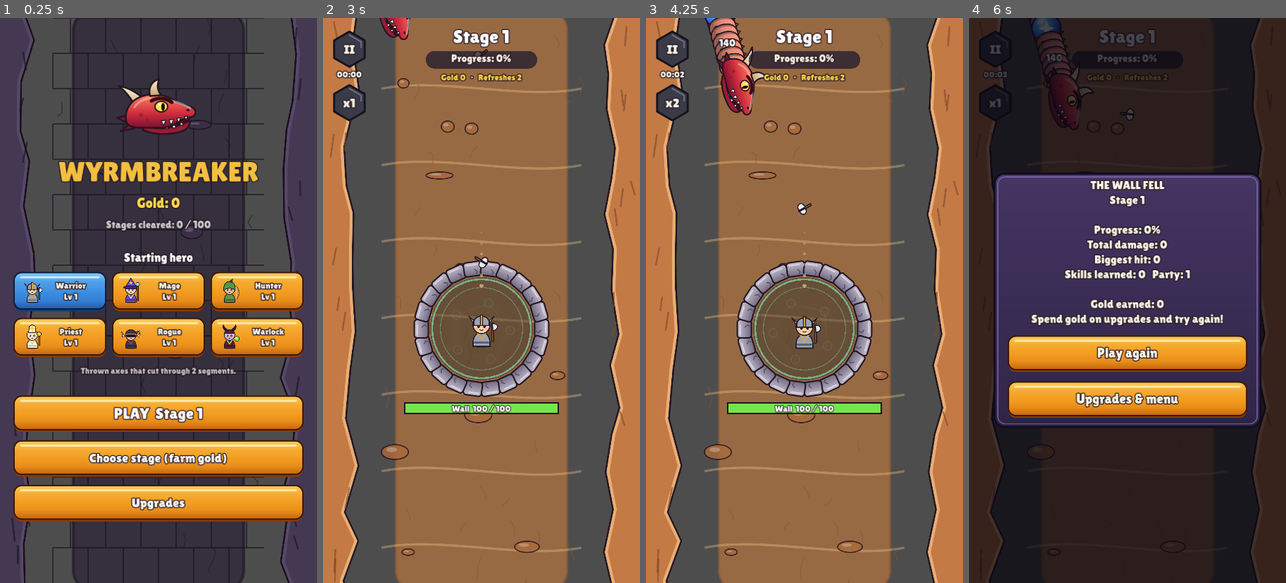
Above: before the commit, frames 1-4 (left to right).
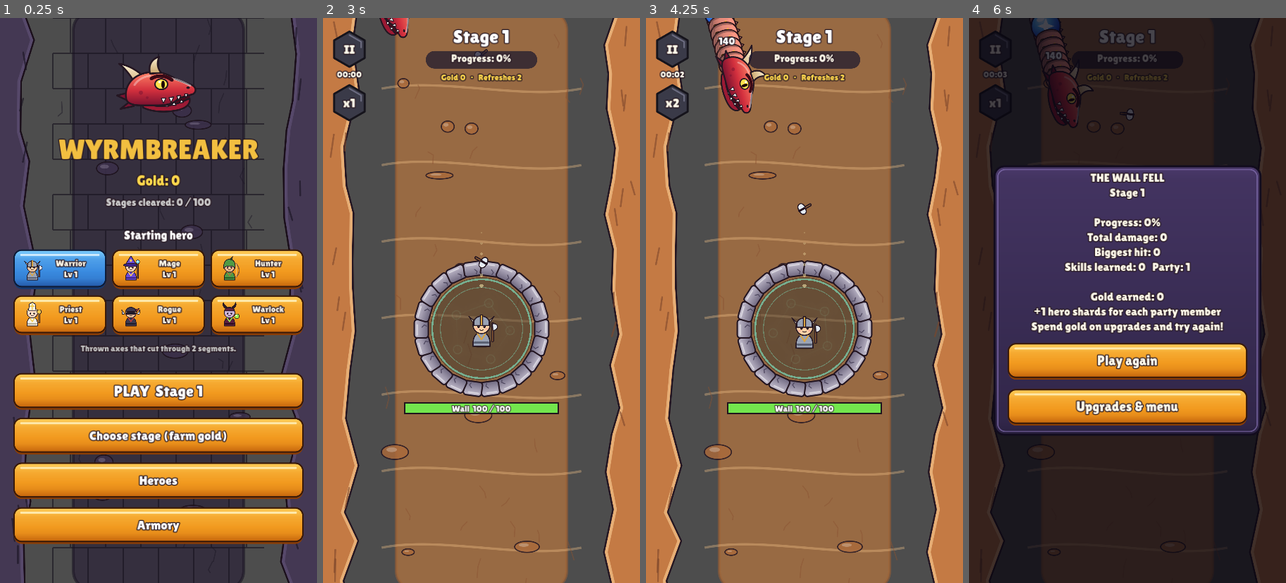
Above: after the commit, the same moments.

Repository: xMistaken/reversedefense
Game: Godot game, scene res://scenes/main.tscn
Two runs of this game, one before a commit and one after it. Both use one fixed random seed, a clock stepped at 60 frames per second and the inputs below.
Inputs:
- Up to frame 1 (0.25 s): no input
- Up to frame 2 (3 s): click "Choose stage (farm gold)" at 0.5 s; click "1" at 1.25 s; click "II" at 2 s; click "Resume" at 2.75 s
- Up to frame 3 (4.25 s): click "x1" at 3.5 s
- Up to frame 4 (6 s): click "x2" at 4.25 s; click "II" at 5 s; click "Retreat (keep gold)" at 5.75 s

The runs differ from the first frame. In frame 1, 51% of the frame differs, in the area x 4-96%, y 6-94%; in frame 2, 0.1%; in frame 3, 0.9%; in frame 4, 18%.

Commit message:
Hero ranks LV1-6 with shards, perks and screen-wide ultimates
- Hero shards earned by every party member at the end of a run
- Ranks 2-5 unlock permanent perks; rank 6 unlocks an ultimate
  (Earthshatter, Armageddon, Rain of Arrows, Divine Judgment, Shadow Flurry,
  Doom) with flash, banner and shake
- Heroes list and hero detail screen (stats, Train, skill track, Rank Up);
  armory split into its own screen
- Career bot ranks heroes up; softer bosses

Co-Authored-By: Claude Opus 5.5 <noreply@anthropic.com>
Claude-Session: https://claude.ai/code/session_018ggwD5Ea3Zp3fDbADnnrMH

Diff:
--- a/scripts/data.gd
+++ b/scripts/data.gd
@@ -65,6 +65,70 @@
 
 ## target: "self" = only the owning hero, "party" = every hero, "global" = run-wide value.
 ## mods: [stat, "add" | "mul", value], applied once per rank.
+## Permanent hero ranks (LV1-6), bought with hero shards between runs.
+## LV1 describes the hero's innate attack; LV2-5 are passive perks (mods apply
+## like skill mods); LV6 is the hero's ultimate, a periodic screen-wide attack.
+var HERO_RANKS := {
+	"warrior": [
+		{"name": "Cleaving Axes", "desc": "Thrown axes cut through 2 sections."},
+		{"name": "Twin Axes", "desc": "+1 axe per throw.", "mods": [["count", "add", 1]]},
+		{"name": "Brutality", "desc": "Crit rate +20%, crit damage +50%.", "mods": [["crit", "add", 0.2], ["crit_mult", "mul", 1.5]]},
+		{"name": "Ricochet", "desc": "Axes bounce to 1 more section.", "mods": [["bounce", "add", 1]]},
+		{"name": "Warlord", "desc": "All damage +100%.", "mods": [["damage", "mul", 2.0]]},
+		{"name": "EARTHSHATTER", "desc": "Every 10s the Warrior slams the ground: every section on screen takes 400% damage.", "ult": true},
+	],
+	"mage": [
+		{"name": "Fireball", "desc": "Fireballs explode, splashing nearby sections."},
+		{"name": "Inferno", "desc": "Blast radius +50%.", "mods": [["splash", "mul", 1.5]]},
+		{"name": "Ignite", "desc": "Fireballs burn for 8 damage per second.", "mods": [["dot", "add", 8.0]]},
+		{"name": "Twin Spell", "desc": "+1 fireball per cast.", "mods": [["count", "add", 1]]},
+		{"name": "Archmage", "desc": "All damage +100%.", "mods": [["damage", "mul", 2.0]]},
+		{"name": "ARMAGEDDON", "desc": "Every 12s, 8 meteors crash into random sections for 600% damage each, with a huge blast.", "ult": true},
+	],
+	"hunter": [
+		{"name": "Rapid Shot", "desc": "Fires arrows very quickly."},
+		{"name": "Volley", "desc": "+2 arrows per shot.", "mods": [["count", "add", 2]]},
+		{"name": "Piercing Arrows", "desc": "Arrows pierce 1 more section.", "mods": [["pierce", "add", 1]]},
+		{"name": "Quickdraw", "desc": "Attack speed +30%.", "mods": [["cooldown", "mul", 0.77]]},
+		{"name": "Marksman", "desc": "All damage +100%.", "mods": [["damage", "mul", 2.0]]},
+		{"name": "RAIN OF ARROWS", "desc": "Every 8s, arrows rain on the whole screen: every section takes 250% damage.", "ult": true},
+	],
+	"priest": [
+		{"name": "Holy Shove", "desc": "Holy bolts, and a periodic shove that pushes the wyrm back."},
+		{"name": "Mighty Shove", "desc": "Shoves push 40px further.", "mods": [["push", "add", 40.0]]},
+		{"name": "Smite", "desc": "Holy bolts bounce to 1 more section.", "mods": [["bounce", "add", 1]]},
+		{"name": "Zeal", "desc": "Attack speed +25%.", "mods": [["cooldown", "mul", 0.8]]},
+		{"name": "High Priest", "desc": "All damage +100%.", "mods": [["damage", "mul", 2.0]]},
+		{"name": "DIVINE JUDGMENT", "desc": "Every 14s, holy light smites every section on screen for 300% damage and repairs the wall by 15%.", "ult": true},
+	],
+	"rogue": [
+		{"name": "Fan of Daggers", "desc": "Throws 3 daggers with a high crit chance."},
+		{"name": "Hidden Blades", "desc": "+2 daggers per throw.", "mods": [["count", "add", 2]]},
+		{"name": "Assassinate", "desc": "Crit rate +20%, crit damage +55%.", "mods": [["crit", "add", 0.2], ["crit_mult", "mul", 1.55]]},
+		{"name": "Venom", "desc": "Daggers poison for 6 damage per second.", "mods": [["dot", "add", 6.0]]},
+		{"name": "Master Thief", "desc": "All damage +100%.", "mods": [["damage", "mul", 2.0]]},
+		{"name": "SHADOW FLURRY", "desc": "Every 9s, 14 shadow strikes hit random sections; every strike is a critical hit.", "ult": true},
+	],
+	"warlock": [
+		{"name": "Curse", "desc": "Shadow bolts leave a burning curse."},
+		{"name": "Spreading Curse", "desc": "Curses spread to 1 more section on each side.", "mods": [["dot_spread", "add", 1]]},
+		{"name": "Twin Bolts", "desc": "+1 bolt per cast.", "mods": [["count", "add", 1]]},
+		{"name": "Malice", "desc": "Curse damage +100%.", "mods": [["dot", "mul", 2.0]]},
+		{"name": "Dark Lord", "desc": "All damage +100%.", "mods": [["damage", "mul", 2.0], ["dot", "mul", 2.0]]},
+		{"name": "DOOM", "desc": "Every 12s, every section on screen is cursed and takes 350% damage.", "ult": true},
+	],
+}
+const HERO_MAX_RANK := 6
+## Ultimate timing and power (damage is a multiple of the hero's hit damage).
+var ULTIMATES := {
+	"warrior": {"interval": 10.0, "mult": 4.0, "color": Color(1.0, 0.55, 0.25)},
+	"mage": {"interval": 12.0, "mult": 6.0, "hits": 8, "color": Color(1.0, 0.45, 0.1)},
+	"hunter": {"interval": 8.0, "mult": 2.5, "color": Color(0.5, 1.0, 0.4)},
+	"priest": {"interval": 14.0, "mult": 3.0, "repair": 0.15, "color": Color(1.0, 0.95, 0.6)},
+	"rogue": {"interval": 9.0, "mult": 1.0, "hits": 14, "crit": true, "color": Color(0.75, 0.5, 1.0)},
+	"warlock": {"interval": 12.0, "mult": 3.5, "curse": true, "color": Color(0.7, 0.3, 1.0)},
+}
+
 var SKILLS := [
 	# Party-wide (always offered)
 	{"id": "sharpen", "name": "Sharpened Steel", "hero": "", "target": "party",
--- a/scripts/main.gd
+++ b/scripts/main.gd
@@ -91,7 +91,8 @@
 	var next := Meta.next_stage()
 	box.add_child(_button("PLAY  %s" % StageConfig.make(next).title, func() -> void: start_stage(next), 54))
 	box.add_child(_button("Choose stage (farm gold)", show_stage_select))
-	box.add_child(_button("Upgrades", show_upgrades))
+	box.add_child(_button("Heroes", show_heroes, 44, Color.WHITE, _any_rank_up()))
+	box.add_child(_button("Armory", show_upgrades))
 	_swap(s[0])
 
 
@@ -130,20 +131,9 @@
 func show_upgrades() -> void:
 	var s := _screen(true)
 	var box: VBoxContainer = s[1]
-	box.add_child(_label("Upgrades", 72, Color(0.95, 0.75, 0.25)))
+	box.add_child(_label("Armory", 72, Color(0.95, 0.75, 0.25)))
 	box.add_child(_label("Gold: %s" % Meta.fmt(Meta.gold), 48, Color(1, 0.85, 0.3)))
 
-	box.add_child(_label("Heroes  (+15% damage per level)", 40, Color.WHITE))
-	for id in Data.HEROES:
-		var h: Dictionary = Data.HEROES[id]
-		var info := "%s  Lv %d\nDamage x%s" % [h.name, Meta.hero_level(id), _mult(Meta.hero_damage_mult(id))]
-		box.add_child(_upgrade_row(info, h.color, Meta.hero_cost(id), false, Art.HEROES[id],
-			func() -> void:
-				if Meta.buy_hero_level(id):
-					show_upgrades()))
-
-	box.add_child(_spacer(10))
-	box.add_child(_label("Armory", 40, Color.WHITE))
 	for id in Meta.ARMORY:
 		var a: Dictionary = Meta.ARMORY[id]
 		var lvl := Meta.armory_level(id)
@@ -154,6 +144,109 @@
 				if Meta.buy_armory(id):
 					show_upgrades()))
 	box.add_child(_button("Back", show_home))
+	_swap(s[0])
+
+
+# --- Heroes ------------------------------------------------------------------
+
+func _any_rank_up() -> bool:
+	for id in Data.HEROES:
+		if Meta.can_rank_up(id):
+			return true
+	return false
+
+
+func show_heroes() -> void:
+	var s := _screen(true)
+	var box: VBoxContainer = s[1]
+	box.add_child(_label("Heroes", 72, Color(0.95, 0.75, 0.25)))
+	box.add_child(_label("Train with gold. Rank up with hero shards,\nwhich every party member earns each run.", 30, Color(0.85, 0.85, 0.9)))
+	var grid := GridContainer.new()
+	grid.columns = 2
+	grid.add_theme_constant_override("h_separation", 20)
+	grid.add_theme_constant_override("v_separation", 20)
+	box.add_child(grid)
+	for id in Data.HEROES:
+		var h: Dictionary = Data.HEROES[id]
+		var b := Button.new()
+		b.custom_minimum_size = Vector2(480, 260)
+		b.icon = Art.HEROES[id]
+		b.expand_icon = true
+		b.add_theme_constant_override("icon_max_width", 150)
+		b.add_theme_font_size_override("font_size", 34)
+		var rank := Meta.hero_rank(id)
+		var shard_txt := "MAX" if rank >= Data.HERO_MAX_RANK else "%d/%d" % [Meta.shards(id), Meta.rank_cost(id)]
+		b.text = "%s\nLv %d\nRank %d/%d\nShards %s%s" % [h.name, Meta.hero_level(id), rank, Data.HERO_MAX_RANK, shard_txt, "  !" if Meta.can_rank_up(id) else ""]
+		if Meta.can_rank_up(id):
+			b.add_theme_stylebox_override("normal", UITheme.blue_box())
+		b.pressed.connect(show_hero.bind(id))
+		grid.add_child(b)
+	box.add_child(_button("Back", show_home))
+	_swap(s[0])
+
+
+func show_hero(id: String) -> void:
+	var h: Dictionary = Data.HEROES[id]
+	var s := _screen(true)
+	var box: VBoxContainer = s[1]
+	box.add_child(_label(h.name, 80, Color(0.95, 0.75, 0.25)))
+
+	# Portrait + stats card
+	var card := HBoxContainer.new()
+	card.add_theme_constant_override("separation", 30)
+	box.add_child(card)
+	var portrait := TextureRect.new()
+	portrait.texture = Art.HEROES[id]
+	portrait.custom_minimum_size = Vector2(300, 340)
+	portrait.expand_mode = TextureRect.EXPAND_IGNORE_SIZE
+	portrait.stretch_mode = TextureRect.STRETCH_KEEP_ASPECT_CENTERED
+	card.add_child(portrait)
+	var stats := RunState.new(id).hero_stats(id)
+	var info := Label.new()
+	info.add_theme_font_size_override("font_size", 36)
+	info.text = "Level %d   Rank %d\n\nDamage  %s\nAttack interval  %.2fs\nProjectiles  %d\nCrit  %d%%  (x%.1f)" % [
+		Meta.hero_level(id), Meta.hero_rank(id), Meta.fmt(stats.damage * stats.power), stats.cooldown,
+		stats.count, int(stats.crit * 100.0), stats.crit_mult]
+	card.add_child(info)
+
+	# Train (gold)
+	box.add_child(_label("Train", 46, Color.WHITE))
+	box.add_child(_upgrade_row("Level %d  ->  %d\n+15%% damage" % [Meta.hero_level(id), Meta.hero_level(id) + 1],
+		h.color, Meta.hero_cost(id), false, null,
+		func() -> void:
+			if Meta.buy_hero_level(id):
+				show_hero(id)))
+
+	# Skill track (ranks)
+	box.add_child(_label("Skills", 46, Color.WHITE))
+	var rank := Meta.hero_rank(id)
+	var perks: Array = Data.HERO_RANKS[id]
+	for i in perks.size():
+		var p: Dictionary = perks[i]
+		var unlocked := i < rank
+		var row := PanelContainer.new()
+		var l := Label.new()
+		l.autowrap_mode = TextServer.AUTOWRAP_WORD_SMART
+		l.custom_minimum_size = Vector2(900, 0)
+		l.add_theme_font_size_override("font_size", 32)
+		var tag := "LV%d %s:" % [i + 1, "ULTIMATE" if p.get("ult", false) else "Unlock"]
+		l.text = "%s %s\n%s" % [tag, p.name, p.desc]
+		var col := Color(0.55, 1.0, 0.5) if unlocked else Color(0.62, 0.6, 0.68)
+		if p.get("ult", false):
+			col = Color(1.0, 0.7, 0.25) if unlocked else Color(0.85, 0.6, 0.35)
+		l.add_theme_color_override("font_color", col)
+		row.add_child(l)
+		box.add_child(row)
+
+	var maxed := rank >= Data.HERO_MAX_RANK
+	var rank_btn := _button("MAX RANK" if maxed else "Rank Up  (%d / %d shards)" % [Meta.shards(id), Meta.rank_cost(id)],
+		func() -> void:
+			if Meta.rank_up(id):
+				Sfx.play("legendary")
+				show_hero(id))
+	rank_btn.disabled = not Meta.can_rank_up(id)
+	box.add_child(rank_btn)
+	box.add_child(_button("Back", show_heroes))
 	_swap(s[0])
 
 
@@ -173,7 +266,7 @@
 	l.size_flags_horizontal = Control.SIZE_EXPAND_FILL
 	l.autowrap_mode = TextServer.AUTOWRAP_WORD_SMART
 	l.vertical_alignment = VERTICAL_ALIGNMENT_CENTER
-	l.add_theme_font_size_override("font_size", 28)
+	l.add_theme_font_size_override("font_size", 34)
 	l.add_theme_color_override("font_color", color)
 	row.add_child(l)
 	var b := Button.new()
@@ -235,8 +328,11 @@
 	return l
 
 
-func _button(text: String, cb: Callable, size := 44, color := Color.WHITE) -> Button:
+func _button(text: String, cb: Callable, size := 44, color := Color.WHITE, highlight := false) -> Button:
 	var b := Button.new()
+	if highlight:
+		b.add_theme_stylebox_override("normal", UITheme.blue_box())
+		text += "  !"
 	b.text = text
 	b.custom_minimum_size = Vector2(900, 130)
 	b.add_theme_font_size_override("font_size", size)
--- a/scripts/meta.gd
+++ b/scripts/meta.gd
@@ -13,6 +13,8 @@
 const HERO_LEVEL_DAMAGE := 1.15   # damage multiplier per hero level
 const HERO_COST_BASE := 120.0
 const HERO_COST_GROWTH := 1.17
+## Shards to go from rank i+1 to rank i+2 (heroes start at rank 1).
+const RANK_COSTS := [4, 8, 14, 22, 32]
 
 var ARMORY := {
 	"might": {"name": "Might", "desc": "+8% damage for every hero",
@@ -37,6 +39,8 @@
 var highest_cleared := 0
 var selected_hero := "warrior"
 var hero_levels: Dictionary = {}  # hero id -> level (1+)
+var hero_ranks: Dictionary = {}   # hero id -> rank (1-6), unlocks perks and the ultimate
+var hero_shards: Dictionary = {}  # hero id -> shards toward the next rank
 var armory: Dictionary = {}       # upgrade id -> level (0+)
 var persist := true               # tests turn this off
 
@@ -49,6 +53,32 @@
 
 func hero_level(hero_id: String) -> int:
 	return hero_levels.get(hero_id, 1)
+
+
+func hero_rank(hero_id: String) -> int:
+	return hero_ranks.get(hero_id, 1)
+
+
+func shards(hero_id: String) -> int:
+	return hero_shards.get(hero_id, 0)
+
+
+## Shards needed to go from the hero's current rank to the next.
+func rank_cost(hero_id: String) -> int:
+	return RANK_COSTS[mini(hero_rank(hero_id) - 1, RANK_COSTS.size() - 1)]
+
+
+func can_rank_up(hero_id: String) -> bool:
+	return hero_rank(hero_id) < Data.HERO_MAX_RANK and shards(hero_id) >= rank_cost(hero_id)
+
+
+func rank_up(hero_id: String) -> bool:
+	if not can_rank_up(hero_id):
+		return false
+	hero_shards[hero_id] = shards(hero_id) - rank_cost(hero_id)
+	hero_ranks[hero_id] = hero_rank(hero_id) + 1
+	save_game()
+	return true
 
 
 func armory_level(id: String) -> int:
@@ -146,15 +176,24 @@
 	return b * (3.0 if first_clear else 1.0)
 
 
-## Called by the stage when a run ends. Returns the gold awarded.
-func finish_run(stage: int, won: bool, run_gold: float) -> Dictionary:
+## Called by the stage when a run ends. Every hero in the party earns shards.
+func finish_run(stage: int, won: bool, run_gold: float, party: Array[String] = []) -> Dictionary:
 	var first := won and stage > highest_cleared
 	var bonus := clear_bonus(stage, first) if won else 0.0
 	gold += run_gold + bonus
+	var shard_gain := 1
+	if won:
+		shard_gain += 1
+		if stage % StageConfig.BOSS_EVERY == 0:
+			shard_gain += 2
+		if first:
+			shard_gain += 2
+	for h in party:
+		hero_shards[h] = shards(h) + shard_gain
 	if won:
 		highest_cleared = maxi(highest_cleared, stage)
 	save_game()
-	return {"bonus": bonus, "first_clear": first, "total": run_gold + bonus}
+	return {"bonus": bonus, "first_clear": first, "total": run_gold + bonus, "shards": shard_gain}
 
 
 # --- Save / load ------------------------------------------------------------
@@ -164,6 +203,8 @@
 	highest_cleared = 0
 	selected_hero = "warrior"
 	hero_levels = {}
+	hero_ranks = {}
+	hero_shards = {}
 	armory = {}
 
 
@@ -175,7 +216,7 @@
 		return
 	f.store_string(JSON.stringify({
 		"gold": gold, "highest_cleared": highest_cleared, "selected_hero": selected_hero,
-		"hero_levels": hero_levels, "armory": armory,
+		"hero_levels": hero_levels, "hero_ranks": hero_ranks, "hero_shards": hero_shards, "armory": armory,
 	}))
 
 
@@ -192,6 +233,10 @@
 		selected_hero = "warrior"
 	for k in data.get("hero_levels", {}):
 		hero_levels[k] = int(data.hero_levels[k])
+	for k in data.get("hero_ranks", {}):
+		hero_ranks[k] = int(data.hero_ranks[k])
+	for k in data.get("hero_shards", {}):
+		hero_shards[k] = int(data.hero_shards[k])
 	for k in data.get("armory", {}):
 		armory[k] = int(data.armory[k])
 
--- a/scripts/run_state.gd
+++ b/scripts/run_state.gd
@@ -18,6 +18,11 @@
 	party.append(starting_hero)
 	if use_meta:
 		refreshes += Meta.bonus_refreshes()
+
+
+## True if this hero's ultimate (rank 6) is unlocked.
+func has_ultimate(hero_id: String) -> bool:
+	return use_meta and Meta.hero_rank(hero_id) >= Data.HERO_MAX_RANK
 
 
 func has_hero(hero_id: String) -> bool:
@@ -45,6 +50,10 @@
 		s.power = Meta.hero_damage_mult(hero_id) * Meta.damage_mult()
 		s.cooldown *= Meta.cooldown_mult()
 		s.crit_mult = Meta.crit_mult()
+		var perks: Array = Data.HERO_RANKS[hero_id]
+		for r in range(1, Meta.hero_rank(hero_id)):
+			for m in perks[r].get("mods", []):
+				_apply_mod(s, m)
 	for skill in Data.SKILLS:
 		var r := rank_of(skill.id)
 		if r == 0:
--- a/scripts/stage.gd
+++ b/scripts/stage.gd
@@ -66,6 +66,12 @@
 var _time := 0.0
 var _wall_flash := 0.0
 var _recoil: Dictionary = {}  # hero id -> seconds of firing pose left
+var _ult_timers: Dictionary = {}  # hero id -> seconds until the ultimate fires
+var _banner := ""
+var _banner_t := 0.0
+var _banner_color := Color.WHITE
+var _flash := 0.0
+var _flash_color := Color.WHITE
 var _pick: PickPanel
 var _title_label: Label
 var _progress_label: Label
@@ -141,6 +147,8 @@
 		if not _fire_timers.has(h):
 			_fire_timers[h] = 0.2
 			_push_timers[h] = _stats[h].push_interval
+		if run.has_ultimate(h) and not _ult_timers.has(h):
+			_ult_timers[h] = Data.ULTIMATES[h].interval * 0.6
 	wyrm.speed_mul = run.global_stat("wyrm_speed")
 	_update_hud()
 
@@ -190,6 +198,13 @@
 	for h in _recoil:
 		_recoil[h] = maxf(0.0, _recoil[h] - delta)
 	_wall_flash = maxf(0.0, _wall_flash - delta)
+	_banner_t = maxf(0.0, _banner_t - delta)
+	_flash = maxf(0.0, _flash - delta * 2.5)
+	for h in _ult_timers:
+		_ult_timers[h] -= delta
+		if _ult_timers[h] <= 0.0:
+			_ult_timers[h] = Data.ULTIMATES[h].interval
+			_cast_ultimate(h)
 
 	for h in run.party:
 		var s: Dictionary = _stats[h]
@@ -367,6 +382,56 @@
 	_update_hud()
 
 
+## Rank-6 hero ultimates: big screen-wide attacks.
+func _cast_ultimate(h: String) -> void:
+	var u: Dictionary = Data.ULTIMATES[h]
+	var s: Dictionary = _stats[h]
+	var hit: float = s.damage * s.power
+	var targets: Array[Wyrm.Segment] = []
+	for seg in wyrm.segments:
+		if seg.on_track():
+			targets.append(seg)
+	if targets.is_empty():
+		return
+	_banner = Data.HERO_RANKS[h][Data.HERO_MAX_RANK - 1].name
+	_banner_t = 1.4
+	_banner_color = u.color
+	_flash = 0.6
+	_flash_color = u.color
+	_shake = 1.0
+	Sfx.play("legendary", -2.0)
+	if u.has("hits"):
+		# Strikes on random sections (meteors / shadow strikes).
+		for i in u.hits:
+			var seg: Wyrm.Segment = targets[randi() % targets.size()]
+			if not seg.alive:
+				continue
+			var dmg: float = hit * u.mult * (s.crit_mult if u.get("crit", false) else 1.0)
+			var pos: Vector2 = seg.plate_pos[randi() % seg.plates]
+			_add_effect("flame" if h == "mage" else "slash", pos, 0.4, 1.8, u.color, 0.5, randf() * TAU, 3.0)
+			_add_effect("glow", pos, 0.3, 2.4, u.color, 0.4)
+			var dealt := wyrm.damage(seg, dmg)
+			biggest_hit = maxf(biggest_hit, dealt)
+			_add_number(pos, dealt, u.get("crit", false))
+			if h == "mage":
+				for other in wyrm.segments.duplicate():
+					if other != seg and other.alive and other.hit_test(pos, 160.0):
+						wyrm.damage(other, dmg * 0.5)
+		return
+	# Everything on screen.
+	for seg in targets:
+		if not seg.alive:
+			continue
+		if u.get("curse", false):
+			wyrm.apply_dot(seg, maxf(s.dot, 6.0) * s.power, 0)
+		var dealt := wyrm.damage(seg, hit * u.mult)
+		biggest_hit = maxf(biggest_hit, dealt)
+		_add_number(seg.pos, dealt, false)
+		_add_effect("light" if h == "priest" else "burst", seg.pos, 0.4, 1.6, u.color, 0.45, randf() * TAU, 3.0)
+	if u.has("repair"):
+		wall_hp = minf(wall_max, wall_hp + wall_max * u.repair)
+
+
 func _chest_burst(pos: Vector2, col: Color) -> void:
 	_add_effect("light", pos, 0.5, 4.0, col, 0.5)
 	_add_effect("star", pos, 0.4, 1.8, Color(1, 0.9, 0.5), 0.45, 0.0, 4.0)
@@ -461,7 +526,10 @@
 	_pick.visible = false
 	_pause_panel.visible = false
 	get_tree().paused = true
-	reward = Meta.finish_run(stage_number, victory, run.gold)
+	var shard_party: Array[String] = []
+	if use_meta:
+		shard_party = run.party
+	reward = Meta.finish_run(stage_number, victory, run.gold, shard_party)
 	Sfx.play("legendary" if victory else "armor")
 	Sfx.play("coins", -4.0)
 	var lines: Array[String] = []
@@ -476,6 +544,8 @@
 	lines.append("Gold earned: %s" % Meta.fmt(reward.total))
 	if reward.first_clear:
 		lines.append("First clear bonus x3!")
+	if use_meta:
+		lines.append("+%d hero shards for each party member" % reward.shards)
 	if not victory:
 		lines.append("Spend gold on upgrades and try again!")
 	_end_label.text = "\n".join(lines)
@@ -731,3 +801,18 @@
 		var pos: Vector2 = n.pos - Vector2(110, 0)
 		c.draw_string_outline(font, pos, n.text, HORIZONTAL_ALIGNMENT_CENTER, 220, size, 10, Color(0.1, 0.05, 0.08, col.a))
 		c.draw_string(font, pos, n.text, HORIZONTAL_ALIGNMENT_CENTER, 220, size, col)
+	# Ultimate: screen flash and banner
+	if _flash > 0.0:
+		var fc := _flash_color
+		fc.a = _flash * 0.35
+		c.draw_rect(Rect2(Vector2(-40, -40), view + Vector2(80, 80)), fc)
+	if _banner_t > 0.0:
+		var a := minf(1.0, _banner_t * 3.0)
+		var grow := 1.0 + maxf(0.0, _banner_t - 1.1) * 1.5
+		var y := view.y * 0.32
+		c.draw_rect(Rect2(0, y - 70, view.x, 110), Color(0.05, 0.02, 0.08, 0.6 * a))
+		var col := _banner_color
+		col.a = a
+		var size := int(84 * grow)
+		c.draw_string_outline(font, Vector2(0, y + 10), _banner, HORIZONTAL_ALIGNMENT_CENTER, view.x, size, 16, Color(0.1, 0.03, 0.06, a))
+		c.draw_string(font, Vector2(0, y + 10), _banner, HORIZONTAL_ALIGNMENT_CENTER, view.x, size, col)
--- a/scripts/stage_config.gd
+++ b/scripts/stage_config.gd
@@ -40,7 +40,7 @@
 	c.theme = Data.THEME_ORDER[((n - 1) / 10) % Data.THEME_ORDER.size()]
 	# Regular sections plus the chest orbs embedded among them.
 	c.segment_count = mini(14 + n / 5, 30) + (6 if c.boss else 0) + HERO_CHESTS + SKILL_CHESTS
-	c.base_hp = 140.0 * pow(hp_growth_per_stage, n - 1) * (1.4 if c.boss else 1.0)
+	c.base_hp = 140.0 * pow(hp_growth_per_stage, n - 1) * (1.25 if c.boss else 1.0)
 	c.speed = 55.0 + minf(n, 60) * 0.3
 	c.bone_chance = minf(0.12 + n * 0.003, 0.35)
 	c.mending_chance = minf(0.06 + n * 0.0015, 0.18)
@@ -108,7 +108,7 @@
 	rng.seed = track_seed
 	var cw := rng.randf() < 0.5
 	var start := rng.randf_range(-PI * 0.85, -PI * 0.15)  # enter from the top half
-	var r_outer := view.x * 0.44
+	var r_outer := view.x * 0.41
 	var r_inner := wall_radius + 105.0
 	var left := 150.0
 	var right := view.x - 150.0
--- a/tests/screenshot.gd
+++ b/tests/screenshot.gd
@@ -23,6 +23,8 @@
 	Meta.highest_cleared = 14
 	Meta.hero_levels = {"warrior": 9, "mage": 7, "hunter": 6, "priest": 5, "rogue": 6, "warlock": 5}
 	Meta.armory = {"might": 6, "haste": 4, "ferocity": 3, "fortune": 2, "insight": 1, "treasure": 1}
+	Meta.hero_ranks = {"warrior": 6, "mage": 3, "hunter": 2}
+	Meta.hero_shards = {"warrior": 0, "mage": 9, "hunter": 3, "priest": 4}
 	_main = load("res://scenes/main.tscn").instantiate()
 	add_child(_main)
 
@@ -53,16 +55,16 @@
 		0:
 			if _frames == 20:
 				await _shot("home")
-				_main.show_upgrades()
+				_main.show_hero("warrior")
 				_next_step()
 		1:
 			if _frames == 10:
-				await _shot("upgrades")
-				_main.show_stage_select()
+				await _shot("hero")
+				_main.show_heroes()
 				_next_step()
 		2:
 			if _frames == 10:
-				await _shot("stages")
+				await _shot("heroes")
 				_main.start_stage(13)
 				_next_step()
 		3:
--- a/tests/sim_test.gd
+++ b/tests/sim_test.gd
@@ -130,8 +130,12 @@
 		_spend_gold()
 
 
-## Greedy: keep buying the cheapest affordable upgrade.
+## Greedy: rank up any hero with enough shards, then keep buying the
+## cheapest affordable gold upgrade.
 func _spend_gold() -> void:
+	for id in Data.HEROES:
+		while Meta.rank_up(id):
+			pass
 	while true:
 		var best_cost := INF
 		var best: Callable
Binary file added: docs/screenshots/hero.png
Not shown, changed: README.md
Not shown, changed: docs/DESIGN.md
